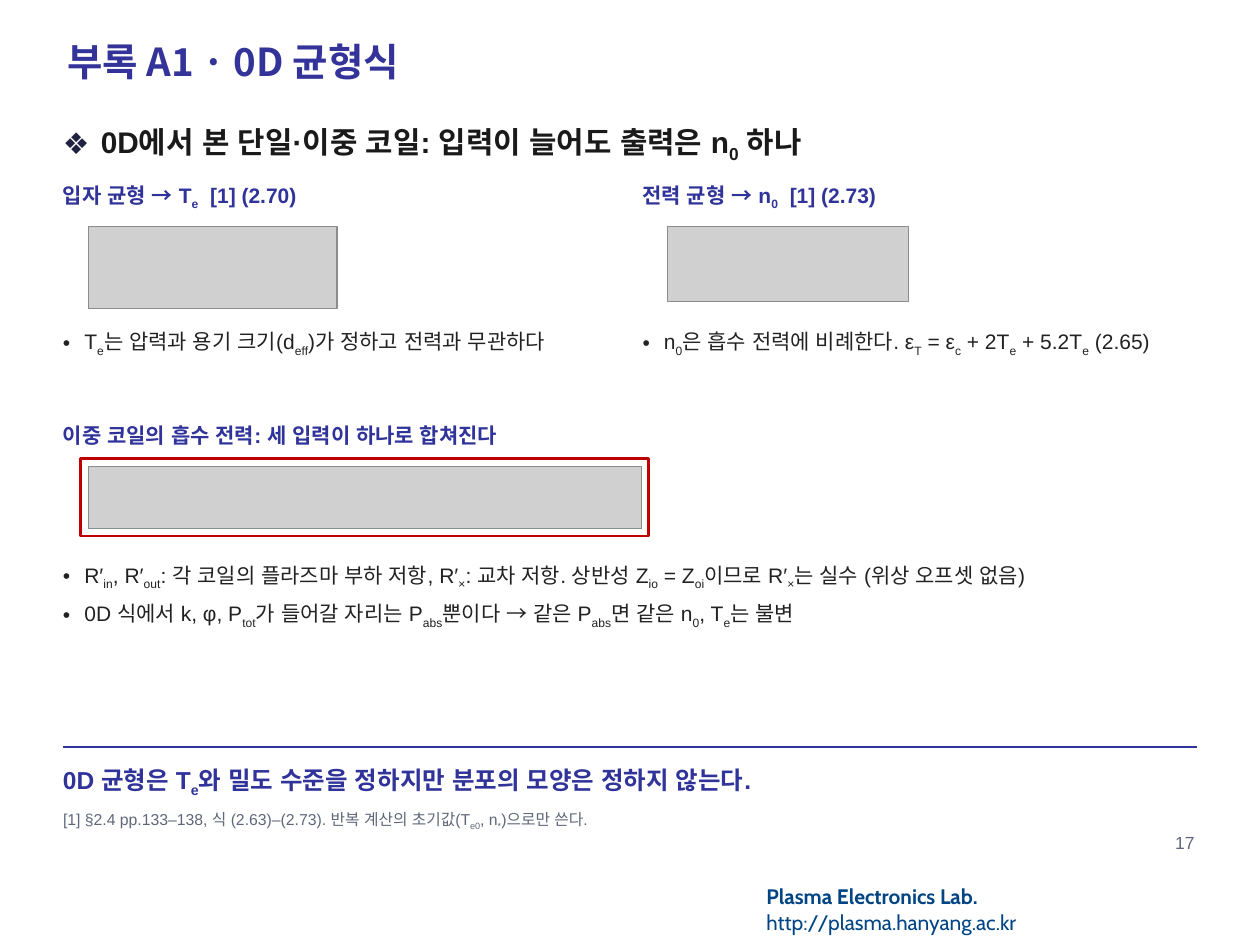
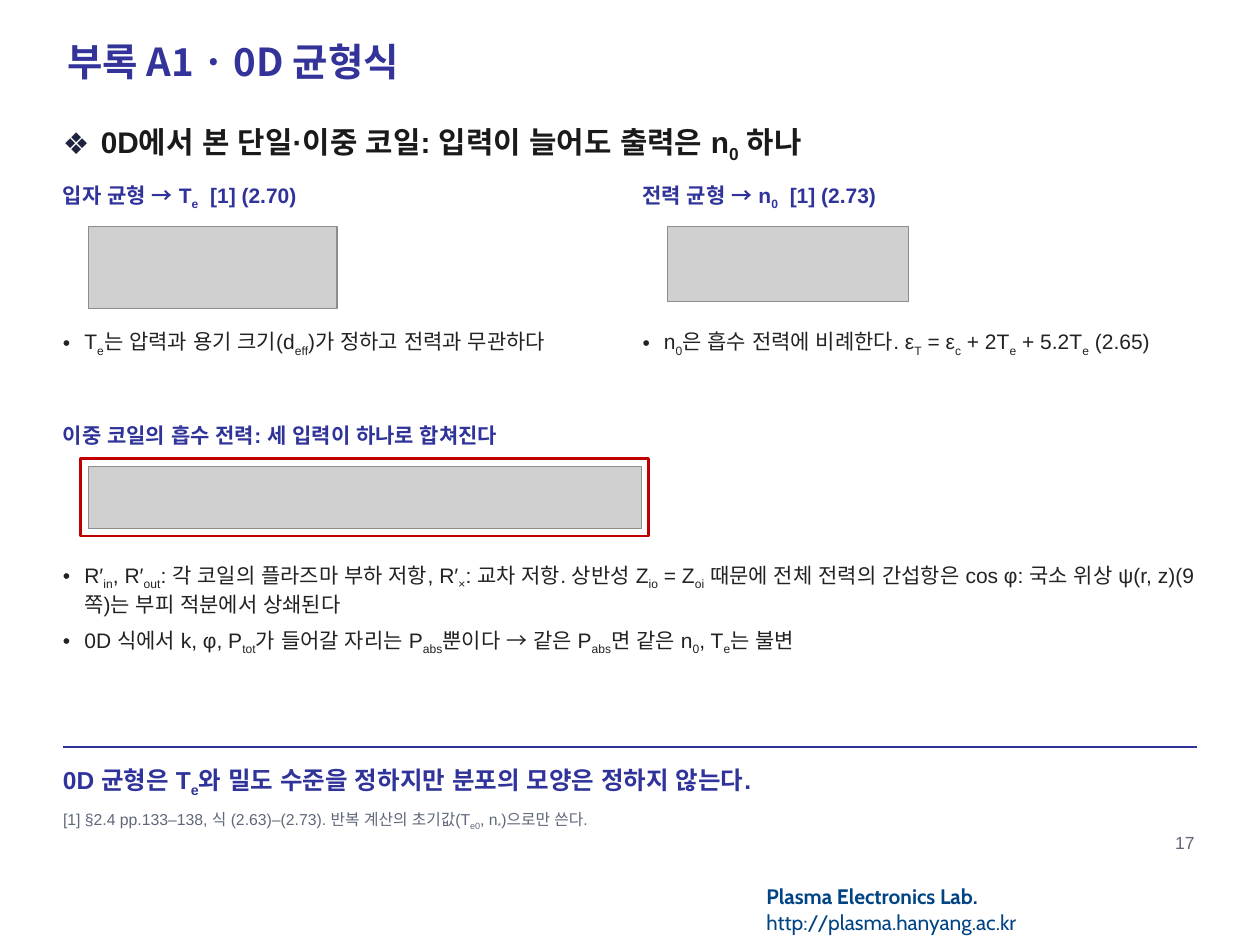
Before and after one commit to garlicjam-pyo/plasma, a slide deck: slide 17 of presentations/1차발표_피드백반영판.pptx. Drawn at 1260x945 pixels with LibreOffice and Linux fonts; fonts in the diff are those of the drawing; grey boxes stand for pictures; background and template pictures are left out. Boxes give left, top, right and bottom in pixels: in the first picture for what was removed or moved away, otherwise in the second. Text is boxed around its words. In the diff, an @@ line names an element or a change of style, - is before the commit and + after.

```diff
--- a/presentations/1차발표_피드백반영판.pptx
+++ b/presentations/1차발표_피드백반영판.pptx
@@ text at bbox=[84, 565, 1194, 617]: text changed @@
-• R′in, R′out: 각 코일의 플라즈마 부하 저항, R′×: 교차 저항. 상반성 Zio = Zoi이므로 R′×는 실수 (위상 오프셋 없음)
+• R′in, R′out: 각 코일의 플라즈마 부하 저항, R′×: 교차 저항. 상반성 Zio = Zoi 때문에 전체 전력의 간섭항은 cos φ: 국소 위상 ψ(r, z)(9쪽)는 부피 적분에서 상쇄된다
```
Also in this commit, not shown: 13 other slides changed, 10 other files.
